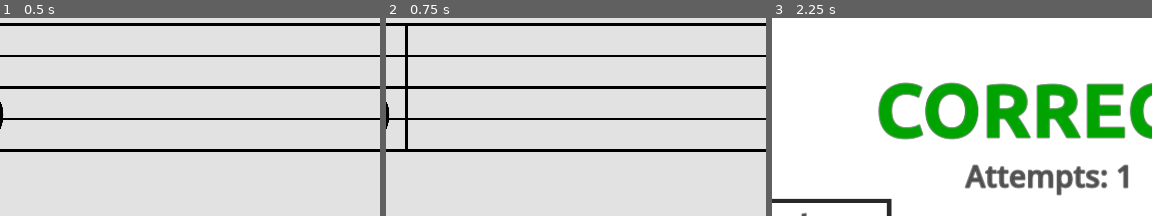
Above: before the commit, frames 1-3 (left to right).
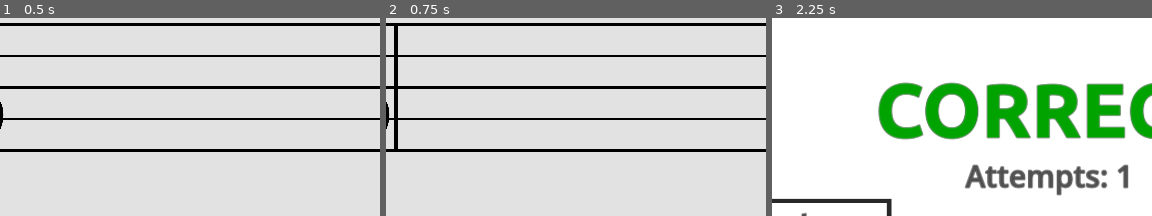
Above: after the commit, the same moments.

Repository: Sniggiho/COMP225-Reluna
Game: Godot game, scene res://Scenes/firstScene.tscn
Two runs of this game, one before a commit and one after it. Both use one fixed random seed, a clock stepped at 60 frames per second and the inputs below.
Inputs (mouse positions are % of the whole screen's width and height, from its top left):
- Up to frame 1 (0.5 s): no input
- Up to frame 2 (0.75 s): click (50, 85) at 0.5 s
- Up to frame 3 (2.25 s): click (50, 85) at 1.25 s; click (76, 91) at 2 s
The pictures show only the part of the screen within x 15-65%, y 19-69%; the shares and areas given below are measured in that part.

Frame 1 is identical in both runs. In frame 2, 1.1% of the frame differs, in the area x 2-6%, y 4-67%; in frame 3, nothing differs.
Error in both runs: Invalid assignment of index '0' (on base: 'Array') with value of type 'bool'. (res://Scenes/LevelManager/LevelManager.gd:82)

Commit message:
accidental and note placement work

Diff:
--- a/Project/Scenes/MusicStaff/MusicStaff.gd
+++ b/Project/Scenes/MusicStaff/MusicStaff.gd
@@ -44,21 +44,12 @@
 		lastAccidental = get_node("flat" + str(GLevelData.numAccidentals))
 
 	var xBuffer = 0
-	var accidentalWidth = 0
 	if GLevelData.numAccidentals == 0:
-		xBuffer = get_node("flat1").position.x
+		xBuffer = get_node("flat1").position.x - get_node("flat1").texture.get_width()*get_node("flat1").scale.x/2
 	else:
-		xBuffer = lastAccidental.get_rect().end.x
-		accidentalWidth = lastAccidental.texture.get_width()*lastAccidental.scale.x
+		xBuffer = lastAccidental.position.x + lastAccidental.texture.get_width()*lastAccidental.scale.x/2
 
-	print(xBuffer+accidentalWidth*GLevelData.numAccidentals)
-
-	draw_line(
-			Vector2(xBuffer+accidentalWidth*GLevelData.numAccidentals,-1000),
-			Vector2(xBuffer+accidentalWidth*GLevelData.numAccidentals,1000),
-			Color.BLACK,
-			100)
-	self.get_child(1).get_curve().set_point_position(0,Vector2(xBuffer+accidentalWidth*GLevelData.numAccidentals,0))
+	self.get_child(1).get_curve().set_point_position(0,Vector2(xBuffer,0))
 
 
 func _draw():
--- a/Project/Scenes/MusicStaff/MusicStaff.tscn
+++ b/Project/Scenes/MusicStaff/MusicStaff.tscn
@@ -37,72 +37,72 @@
 
 [node name="sharp1" type="Sprite2D" parent="."]
 visible = false
-position = Vector2(209, 1)
+position = Vector2(213, 1)
 scale = Vector2(0.4, 0.4)
 texture = ExtResource("4_bp0ky")
 
 [node name="sharp2" type="Sprite2D" parent="."]
 visible = false
-position = Vector2(257, 94)
+position = Vector2(261, 94)
 scale = Vector2(0.4, 0.4)
 texture = ExtResource("4_bp0ky")
 
 [node name="sharp3" type="Sprite2D" parent="."]
 visible = false
-position = Vector2(307, -31)
+position = Vector2(311, -31)
 scale = Vector2(0.4, 0.4)
 texture = ExtResource("4_bp0ky")
 
 [node name="sharp4" type="Sprite2D" parent="."]
 visible = false
-position = Vector2(353, 63)
+position = Vector2(357, 63)
 scale = Vector2(0.4, 0.4)
 texture = ExtResource("4_bp0ky")
 
 [node name="sharp5" type="Sprite2D" parent="."]
 visible = false
-position = Vector2(402, 155)
+position = Vector2(406, 155)
 scale = Vector2(0.4, 0.4)
 texture = ExtResource("4_bp0ky")
 
 [node name="sharp6" type="Sprite2D" parent="."]
 visible = false
-position = Vector2(449, 31)
+position = Vector2(453, 31)
 scale = Vector2(0.4, 0.4)
 texture = ExtResource("4_bp0ky")
 
 [node name="flat1" type="Sprite2D" parent="."]
 visible = false
-position = Vector2(208, 93)
+position = Vector2(212, 93)
 scale = Vector2(0.4, 0.4)
 texture = ExtResource("5_ruqht")
 
 [node name="flat2" type="Sprite2D" parent="."]
 visible = false
-position = Vector2(256, 0)
+position = Vector2(260, 0)
 scale = Vector2(0.4, 0.4)
 texture = ExtResource("5_ruqht")
 
 [node name="flat3" type="Sprite2D" parent="."]
 visible = false
-position = Vector2(304, 126)
+position = Vector2(308, 126)
 scale = Vector2(0.4, 0.4)
 texture = ExtResource("5_ruqht")
 
 [node name="flat4" type="Sprite2D" parent="."]
 visible = false
-position = Vector2(352, 31)
+position = Vector2(356, 31)
 scale = Vector2(0.4, 0.4)
 texture = ExtResource("5_ruqht")
 
 [node name="flat5" type="Sprite2D" parent="."]
 visible = false
-position = Vector2(400, 156)
+position = Vector2(404, 156)
 scale = Vector2(0.4, 0.4)
 texture = ExtResource("5_ruqht")
 
 [node name="flat6" type="Sprite2D" parent="."]
 visible = false
-position = Vector2(448, 63)
+position = Vector2(452, 63)
 scale = Vector2(0.4, 0.4)
 texture = ExtResource("5_ruqht")
--- a/Project/Scenes/TuneCreator/TuneCreator.gd
+++ b/Project/Scenes/TuneCreator/TuneCreator.gd
@@ -88,8 +88,6 @@
 
 ## Given the parameters for generating notes, running generate will populate the screen with notes.
 func generate(randomNotes = true, randomDetune = true) -> void:
-	#var dx : float = 1.0 / (_numNotes-1)
-	#dx = 1.0 / _numNotes
 
 	var pathMin = 0.0
 	var pathMax = 1
